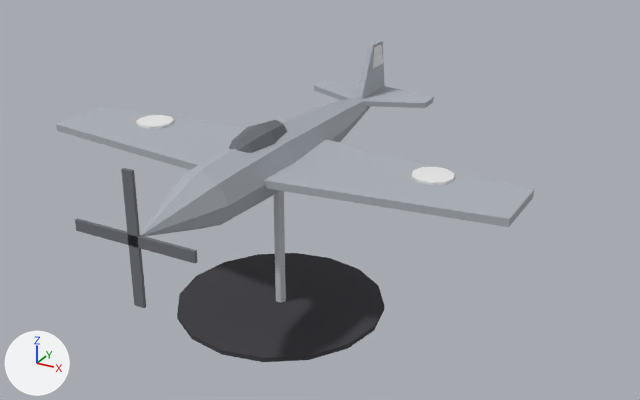
Two versions of the glTF model csharp/Unciv.Godot/Packs/units/models/unit/Zero.glb, one commit apart.
The view is the same before and after, from a 50 mm camera at (0.866, -1.401, 0.962) aimed at (0.064, 0.057, 0.233). Every picture has the same lights, and +X, +Y and +Z are marked at lower left. The first picture is the older version. Vertices at exactly the same position are counted once.

Before the edit, the objects in view are built like this:
```python
mat_dark = principled_material('Dark')
mat_dark.base_color = (0.16, 0.17, 0.19)  # grey #6f7379
mat_dark.roughness = 1.0
mat_grey = principled_material('Grey')
mat_grey.base_color = (0.42, 0.45, 0.49)  # grey #adb3ba
mat_grey.roughness = 1.0
mat_steel = principled_material('Steel')
mat_steel.base_color = (0.58, 0.6, 0.64)  # light grey #c8cbd1
mat_steel.roughness = 1.0
me_body = bpy.data.meshes.new('Body')
me_body.from_pydata(...)  # 199 vertices, 354 faces; spans x -0.5..0.5, y -0.44..0.485, z 0.0..0.47
# faces by material slot: [84, 72, 118, 60, 20]
me_body.materials.append(mat_teamcolor)  # white #e7e7e7
me_body.materials.append(mat_dark)  # grey #6f7379
me_body.materials.append(mat_grey)  # grey #adb3ba
me_body.materials.append(mat_shadow)  # dark grey #3f3f45
me_body.materials.append(mat_steel)  # light grey #c8cbd1
ob_body = bpy.data.objects.new('Body', me_body)
ob_body.location = (0.0, 0.0, 0.0)
```
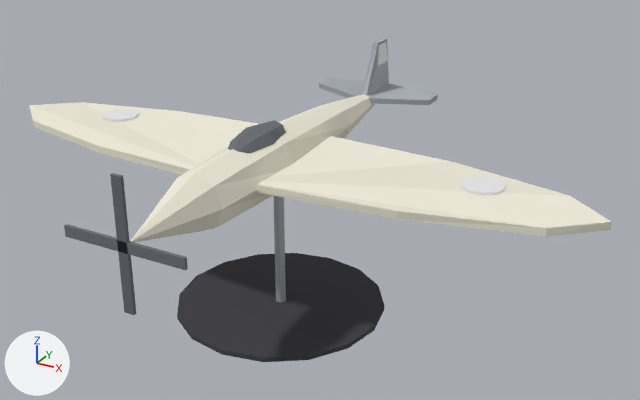
The change, as a list of edits to the scene's bpy script:
```text
Change mat_dark:
    where n0 = _N.new('ShaderNodeBsdfPrincipled'); n0.name = 'Principled BSDF'
    remove n0.inputs[0].default_value = (0.16, 0.17, 0.19, 1.0)  # 'Base Color', grey #6f7379
    add n2 = _N.new('ShaderNodeMix'); n2.name = 'Mix'
    add n2.data_type = 'RGBA'
    add n2.blend_type = 'MULTIPLY'
    add n2.inputs[0].default_value = 1.0  # 'Factor'
    add n2.inputs[7].default_value = (0.16, 0.17, 0.19, 1.0)  # 'B', grey #6f7379
    add n3 = _N.new('ShaderNodeVertexColor'); n3.name = 'Color Attribute'
    add _L.new(n2.outputs[2], n0.inputs[0])  # 'Result' to 'Base Color'
    add _L.new(n3.outputs[0], n2.inputs[6])  # 'Color' to 'A'
Change mat_grey:
    where n0 = _N.new('ShaderNodeBsdfPrincipled'); n0.name = 'Principled BSDF'
    remove n0.inputs[0].default_value = (0.42, 0.45, 0.49, 1.0)  # 'Base Color', grey #adb3ba
    add n2 = _N.new('ShaderNodeMix'); n2.name = 'Mix'
    add n2.data_type = 'RGBA'
    add n2.blend_type = 'MULTIPLY'
    add n2.inputs[0].default_value = 1.0  # 'Factor'
    add n2.inputs[7].default_value = (0.42, 0.45, 0.49, 1.0)  # 'B', grey #adb3ba
    add n3 = _N.new('ShaderNodeVertexColor'); n3.name = 'Color Attribute'
    add _L.new(n2.outputs[2], n0.inputs[0])  # 'Result' to 'Base Color'
    add _L.new(n3.outputs[0], n2.inputs[6])  # 'Color' to 'A'
Change mat_steel:
    where n0 = _N.new('ShaderNodeBsdfPrincipled'); n0.name = 'Principled BSDF'
    remove n0.inputs[0].default_value = (0.58, 0.6, 0.64, 1.0)  # 'Base Color', light grey #c8cbd1
    add n2 = _N.new('ShaderNodeMix'); n2.name = 'Mix'
    add n2.data_type = 'RGBA'
    add n2.blend_type = 'MULTIPLY'
    add n2.inputs[0].default_value = 1.0  # 'Factor'
    add n2.inputs[7].default_value = (0.58, 0.6, 0.64, 1.0)  # 'B', light grey #c8cbd1
    add n3 = _N.new('ShaderNodeVertexColor'); n3.name = 'Color Attribute'
    add _L.new(n2.outputs[2], n0.inputs[0])  # 'Result' to 'Base Color'
    add _L.new(n3.outputs[0], n2.inputs[6])  # 'Color' to 'A'
Add mat_cream:
    mat_cream = bpy.data.materials.new('Cream')
    # nodes: BsdfPrincipled, Mix, OutputMaterial, VertexColor
    # colours: pale yellow #f3efdd, mixed with the vertex colours
Change me_body:
    remove me_body.from_pydata(...)  # 199 vertices, 354 faces; spans x -0.5..0.5, y -0.44..0.485, z 0.0..0.47
    add me_body.from_pydata(...)  # 211 vertices, 378 faces; spans x -0.65..0.65, y -0.465..0.51, z 0.0..0.47
    me_body part 1: the loose piece of 20 vertices spanning x -0.36..-0.28, y -0.018..0.058, z 0.347..0.352 is moved by (-0.096, 0.0, 0.0)
    me_body part 2: the loose piece of 20 vertices spanning x 0.28..0.36, y -0.018..0.058, z 0.347..0.352 is moved by (0.096, 0.0, 0.0)
    me_body part 3: the loose piece of 8 vertices spanning x -0.007..0.007, y 0.415..0.47, z 0.416..0.464 is moved by (0.0, 0.025, 0.0)
    me_body part 4: the loose piece of 33 vertices spanning x -0.065..0.065, y -0.425..0.425, z 0.275..0.405 is scaled about its middle by (1, 1.06, 1), in mat_cream
    me_body part 5: the loose piece of 8 vertices spanning x -0.12..0.12, y -0.44..-0.434, z 0.33..0.35 is moved by (0.0, -0.025, 0.0)
    me_body part 6: the loose piece of 8 vertices spanning x -0.01..0.01, y -0.44..-0.434, z 0.22..0.46 is moved by (0.0, -0.025, 0.0)
    me_body part 7: the loose piece of 12 vertices spanning x -0.144..0.144, y 0.345..0.485, z 0.344..0.356 is moved by (0.0, 0.025, 0.0)
    me_body part 8: the loose piece of 8 vertices spanning x -0.006..0.006, y 0.355..0.485, z 0.35..0.47 is moved by (0.0, 0.025, 0.0)
    me_body part 9: the loose piece of 12 vertices spanning x -0.5..0.5, y -0.15..0.11, z 0.333..0.347 is rebuilt with 24 vertices and now spans x -0.65..0.65, y -0.17..0.13, z 0.333..0.347, in mat_cream
    other edits to the shape of me_body do not show in these pictures
    add me_body.materials.append(mat_cream)
```

Boxes (x1, y1, x2, y2) around the edits, measured in the pictures (640 x 400 px; the box of a moved part takes in the faces that stretch with it):
'Body', recoloured, reshaped (lighter, 22% wider): before (56, 40, 534, 362); after (29, 38, 612, 362)
part 1 of me_body, moved or reshaped: before (136, 115, 174, 129); after (102, 108, 139, 122)
part 2 of me_body, moved or reshaped: before (411, 167, 454, 185); after (461, 176, 505, 195)
part 3 of me_body, moved or reshaped: before (373, 44, 383, 68); after (377, 42, 388, 66)
part 4 of me_body, moved or reshaped: before (141, 97, 371, 236); after (131, 94, 376, 242)
part 5 of me_body, moved or reshaped: before (75, 218, 198, 263); after (64, 224, 188, 270)
part 6 of me_body, moved or reshaped: before (121, 168, 146, 308); after (110, 173, 136, 315)
part 7 of me_body, moved or reshaped: before (314, 81, 434, 108); after (319, 78, 438, 105)
part 8 of me_body, moved or reshaped: before (357, 40, 385, 98); after (362, 38, 389, 95)
part 9 of me_body, rebuilt (22% wider, 12% taller): before (56, 107, 534, 227); after (29, 102, 612, 237)
